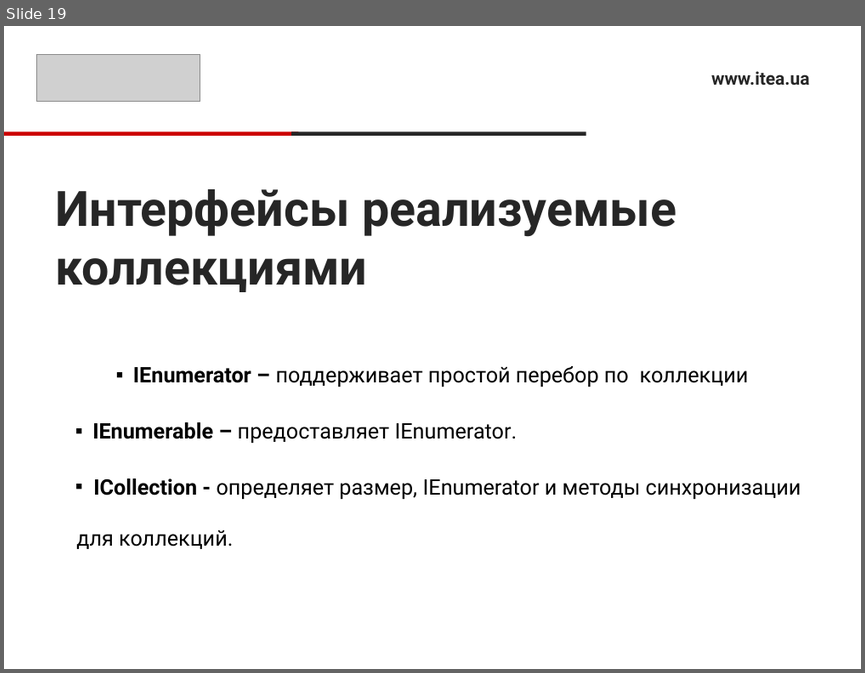
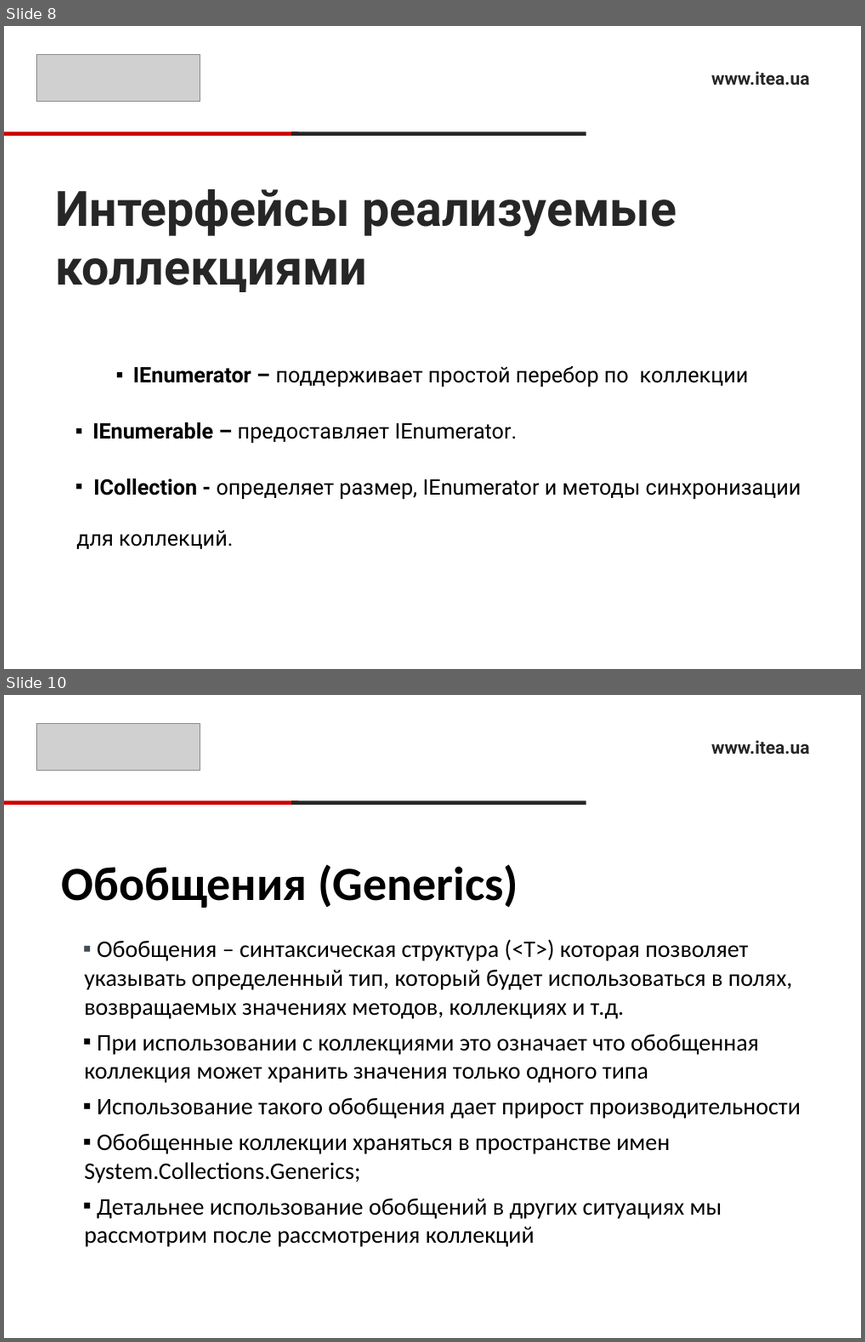
Before and after one commit to Ryabik/CSharpProfessional, a slide deck: 1.Collections/CollectionsPresentation.pptx. Shown one above the other, each under a label of ours: slide 19 before the commit, slides 8 and 10 after it; the slides between them are not shown. The pictures are 865x673 and 865x1342 pixels, drawn with LibreOffice and Linux fonts; fonts in the diff are those of the drawing; grey boxes stand for pictures. Boxes give left, top, right and bottom in pixels: in the first picture for what was removed or moved away, otherwise in the second. Text is boxed around its words. In the diff, an @@ line names an element or a change of style, - is before the commit and + after.

Commit message:
Updated collections presentation

```diff
--- a/1.Collections/CollectionsPresentation.pptx
+++ b/1.Collections/CollectionsPresentation.pptx
@@ slide 10 added at box(4, 695, 861, 1338), background #FFFFFF @@
@@ picture added at box(37, 723, 200, 771) @@
@@ text added at box(711, 740, 809, 754), 15 pt, text #262626, bold @@
+www.itea.ua
@@ rectangle added at box(4, 800, 299, 805), fill #CC0000 @@
@@ rectangle added at box(291, 800, 585, 805), fill #262626 @@
@@ title added at box(62, 864, 518, 907), 40 pt, text #000000, bold @@
+Обобщения (Generics)
@@ text added at box(84, 939, 800, 1247), 20 pt, text #000000 @@
+▪ Обобщения – синтаксическая структура (<T>) которая позволяет указывать определенный тип, который будет использоваться в полях, возвращаемых значениях методов, коллекциях и т.д.
+▪ При использовании с коллекциями это означает что обобщенная коллекция может хранить значения только одного типа
+▪ Использование такого обобщения дает прирост производительности
+▪ Обобщенные коллекции храняться в пространстве имен System.Collections.Generics;
+▪ Детальнее использование обобщений в других ситуациях мы рассмотрим после рассмотрения коллекций
@@ what was slide 19 is now slide 8 @@
```
Also in this commit, not shown: 6 slides changed, 8 other slides added, 1 slide removed.
